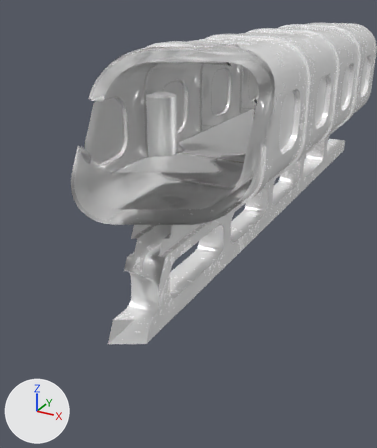
One commit to the FBX model public/models/overworld/bridge_large_alt.fbx: the scene before it, then after it.
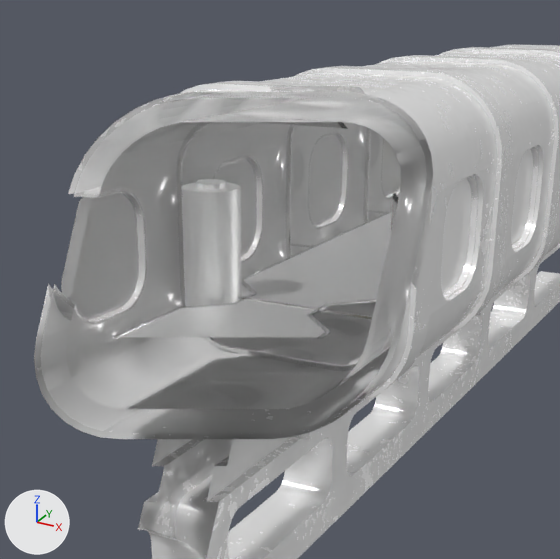
There are two pictures of each version: one whole from a camera (50 mm lens) standing at (0.1166, -0.3108, 0.0726) and looking at (0.0011, -0.1008, -0.0324), one close up on the part from 14% to 90% of the width and 0% to 64% of the height. Arrows for +X, +Y and +Z are at lower left; the lights stay in place. The last two pictures show the newer version. Everything nearer to the camera than a plane just in front of the edit is cut away. Where no turn or scale is listed for an object, it has been applied to the vertices.

Names of what the first close-up shows: 'grates_opaque1', 'pCube196', 'pCylinder26', 'plasteel_combined', 'polySurface151', 'shielding_large', 'windowss'.
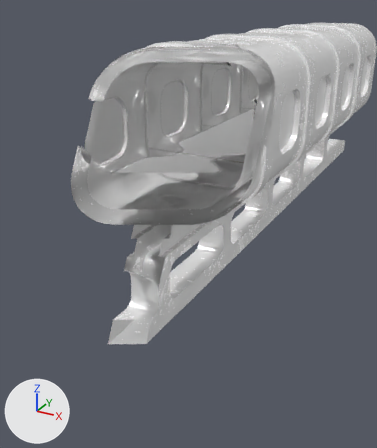
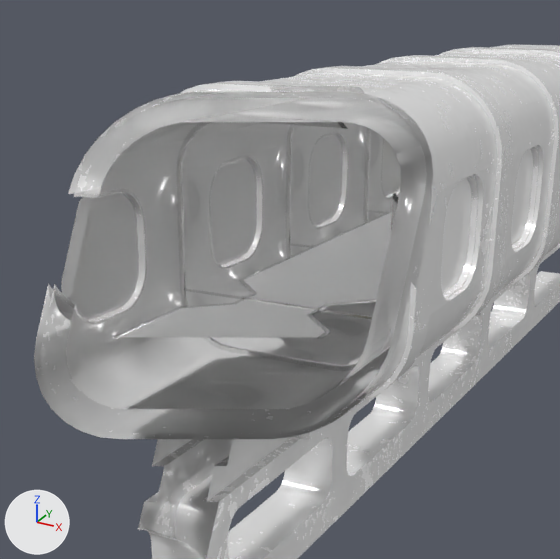
What differs and where, as boxes [x1, y1, x2, y2] in the close-ups (560 x 559 px):
'pCylinder26', deleted
    before: [181, 179, 242, 306]
part 1 of me_mesh_002, deleted (mostly hidden)
    before: [40, 92, 433, 431]

The change, as a list of edits to the scene's bpy script:
```text
Change me_mesh_002:
    used by ob_shielding_large; location = (0.0, 0.0, 0.015)
    remove me_mesh_002.from_pydata(...)  # 884 vertices, 995 faces; spans x -0.035..0.035, y -0.15..0.15, z -0.035..0.035
    add me_mesh_002.from_pydata(...)  # 884 vertices, 729 faces; spans x -0.035..0.035, y -0.15..0.15, z -0.035..0.035
    me_mesh_002 part 1
    266 faces are deleted
Remove ob_pcylinder26:
    ob_pcylinder26 = bpy.data.objects.new('pCylinder26', me_mesh_006)
    ob_pcylinder26.location = (-0.02, -0.09, 0.0125)
```
